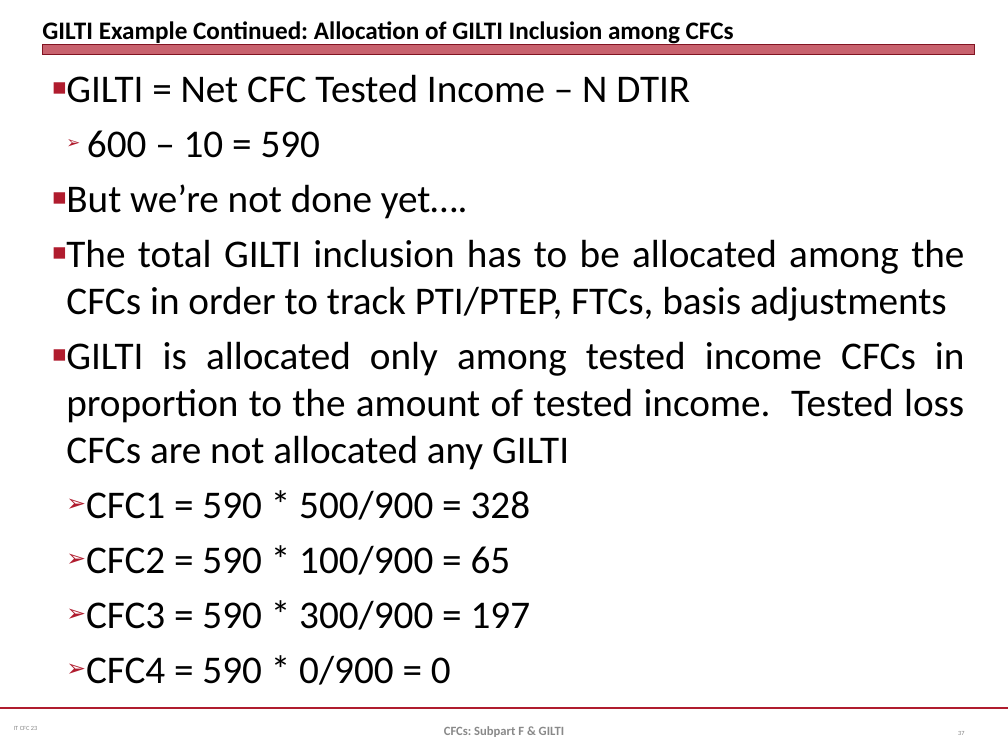
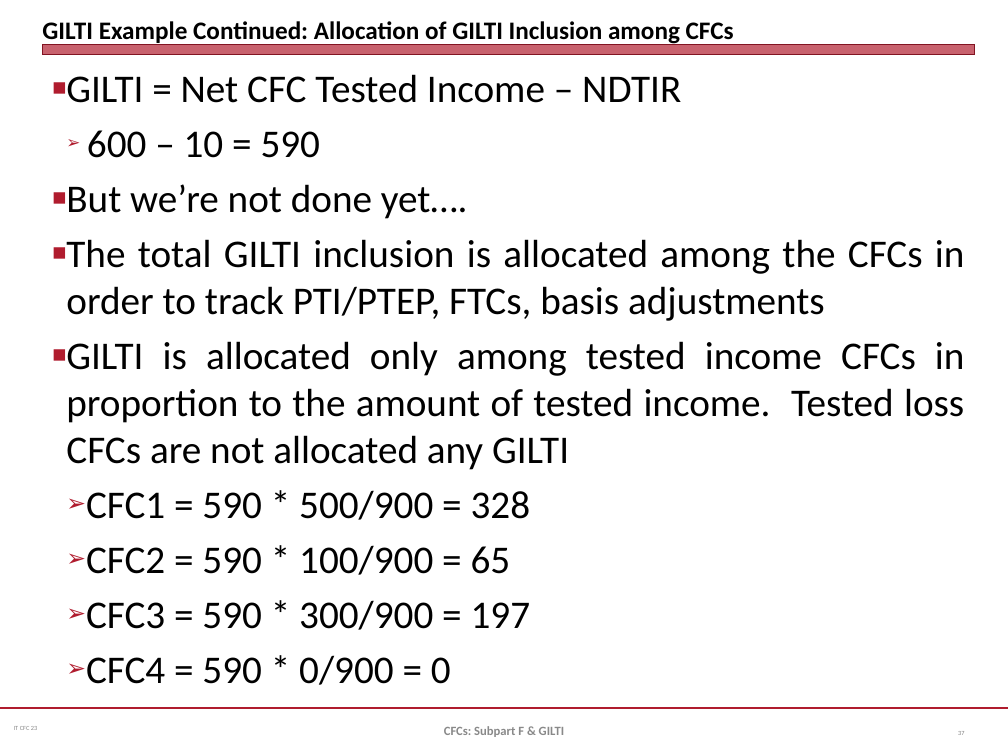
Before and after one commit to jmc877/International-Tax, a slide deck: slide 37 of slides/IT_CFC_23.pptx. Drawn at 1008x756 pixels with LibreOffice and Linux fonts; fonts in the diff are those of the drawing. Boxes give left, top, right and bottom in pixels: in the first picture for what was removed or moved away, otherwise in the second. Text is boxed around its words. In the diff, an @@ line names an element or a change of style, - is before the commit and + after.

```diff
--- a/slides/IT_CFC_23.pptx
+++ b/slides/IT_CFC_23.pptx
@@ text at [66,74,681,103]: spaces changed @@
-■ GILTI = Net CFC Tested Income – N DTIR
+■ GILTI = Net CFC Tested Income – NDTIR
@@ text at [66,239,965,321]: text changed @@
-■ The total GILTI inclusion has to be allocated among the CFCs in order to track PTI/PTEP, FTCs, basis adjustments
+■ The total GILTI inclusion is allocated among the CFCs in order to track PTI/PTEP, FTCs, basis adjustments
```
Also in this commit, not shown: 13 other slides changed, 4 other files.
